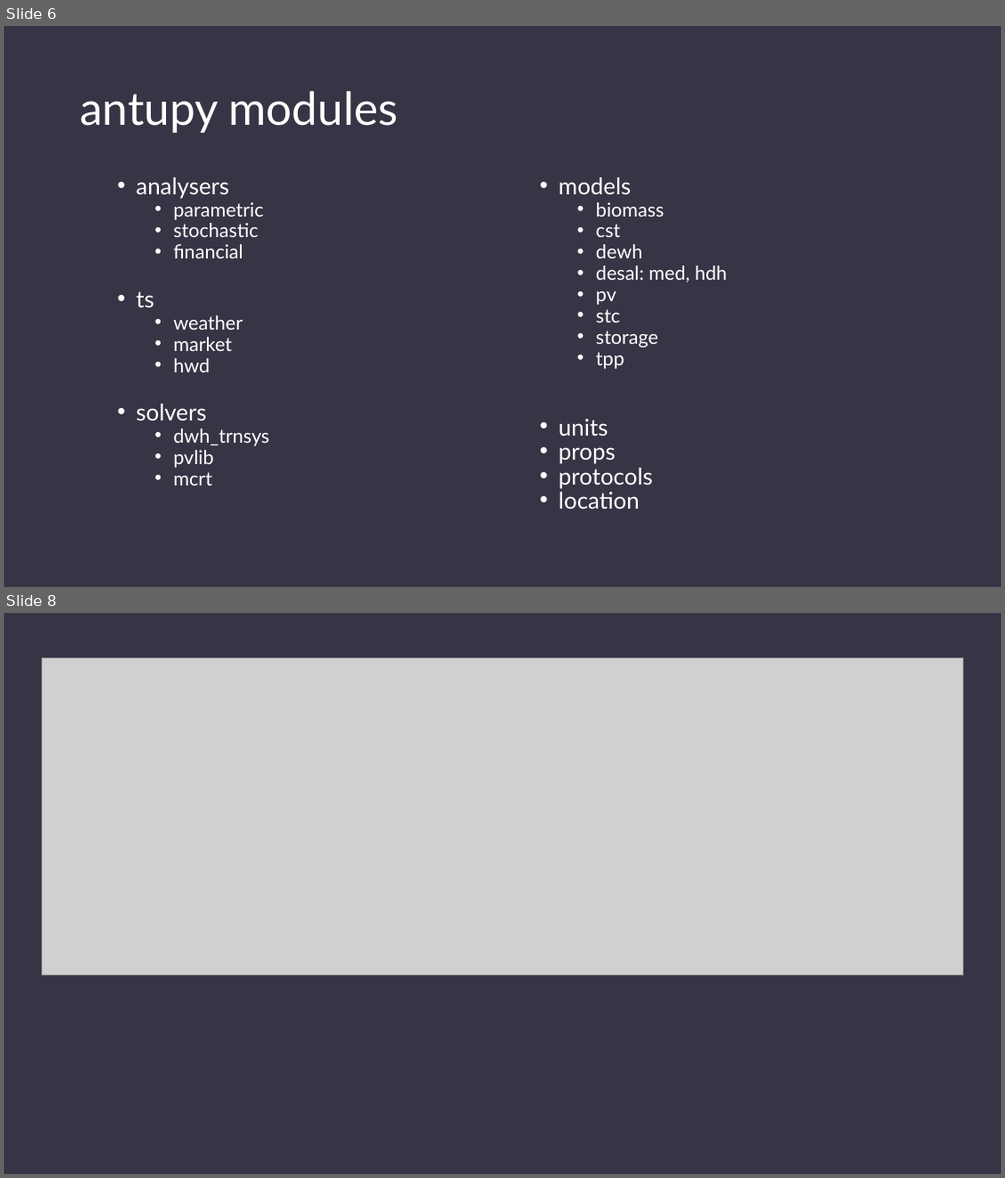
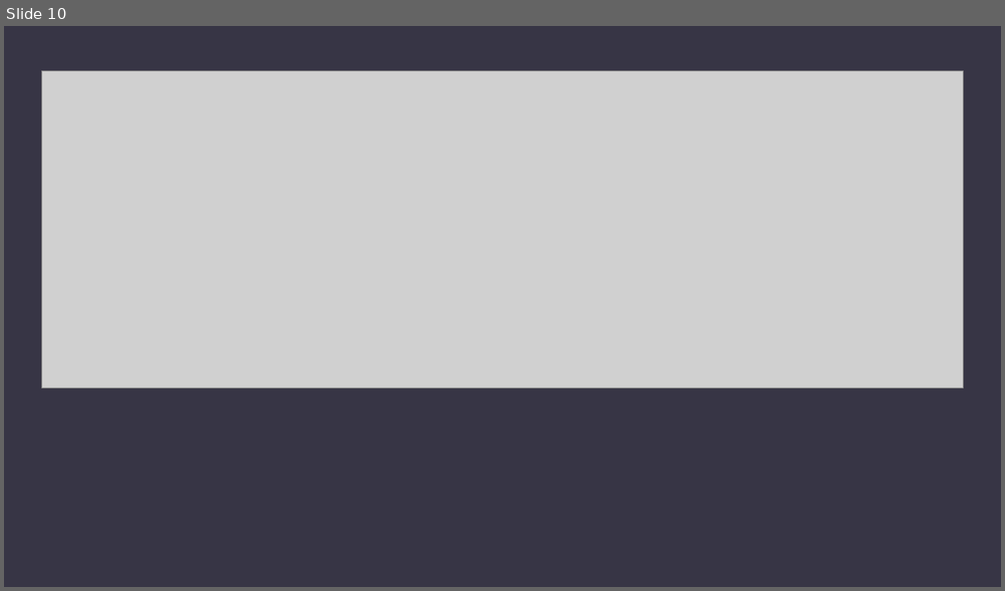
Before and after one commit to DavidSaldivia/antupy, a slide deck: tuts/prezzo/antupy.pptx. Shown one above the other, each under a label of ours: slides 6 and 8 before the commit, slide 10 after it; the slides between them are not shown. The pictures are 1005x1178 and 1005x591 pixels, drawn with LibreOffice and Linux fonts; fonts in the diff are those of the drawing; grey boxes stand for pictures. Boxes give left, top, right and bottom in pixels: in the first picture for what was removed or moved away, otherwise in the second. Text is boxed around its words. In the diff, an @@ line names an element or a change of style, - is before the commit and + after.

Commit message:
Some updates to antupy presentations.

```diff
--- a/tuts/prezzo/antupy.pptx
+++ b/tuts/prezzo/antupy.pptx
@@ slide 6 removed at bbox=[4, 26, 1001, 587], background #373545 @@
@@ title removed at bbox=[80, 91, 398, 133] @@
-antupy modules
@@ text removed at bbox=[136, 177, 727, 508] @@
-  • analysers
-    • parametric
-    • stochastic
-    • financial
-  • ts
-    • weather
-    • market
-    • hwd
-  • solvers
-    • dwh_trnsys
-    • pvlib
-    • mcrt
-  • models
-    • biomass
-    • cst
-    • dewh
-    • desal: med, hdh
-    • pv
-    • stc
-    • storage
-    • tpp
-  • units
-  • props
-  • protocols
-  • location
@@ what was slide 8 is now slide 10 @@
```
Also in this commit, not shown: 3 slides changed, 7 slides added, 3 other slides removed, 5 other files.
